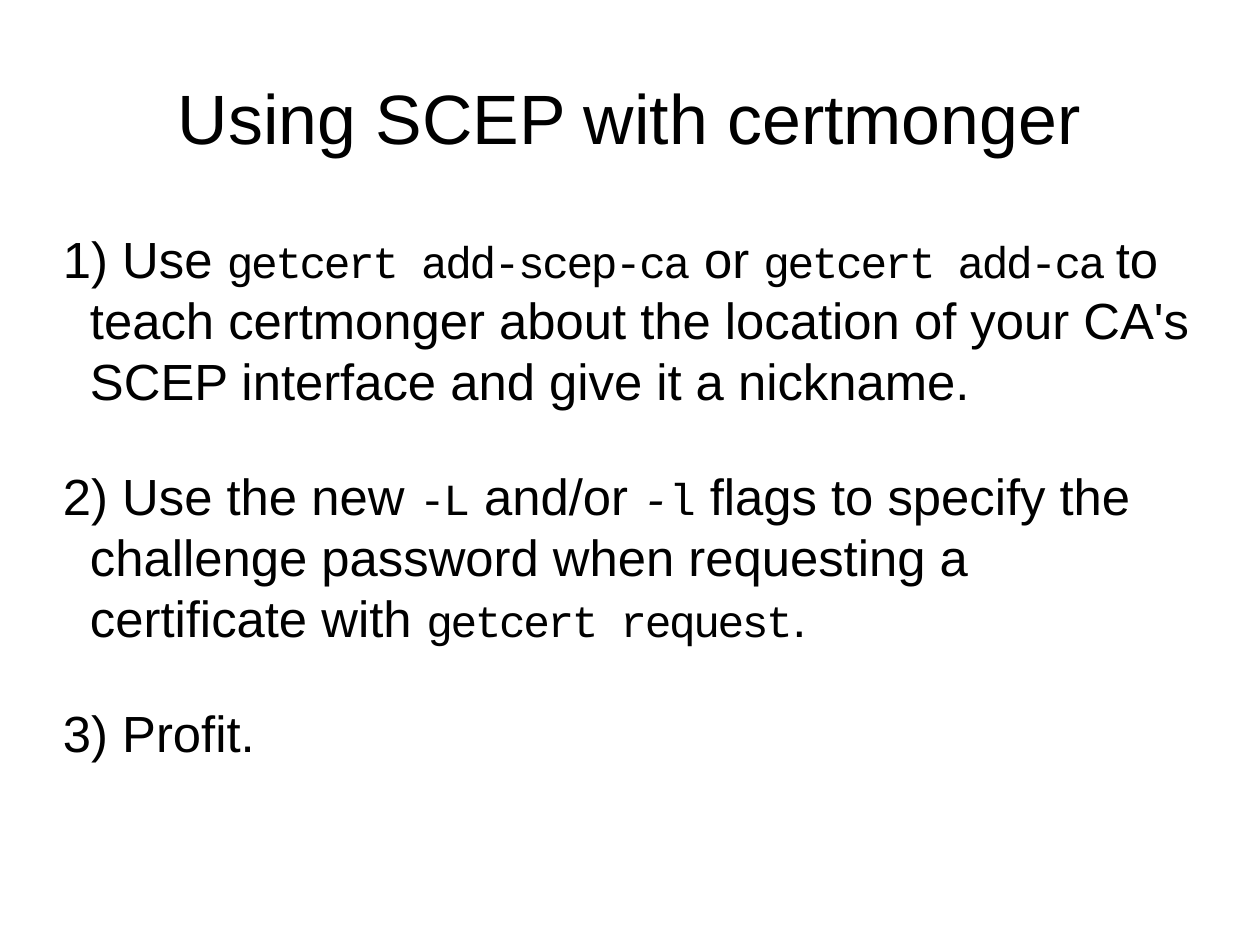
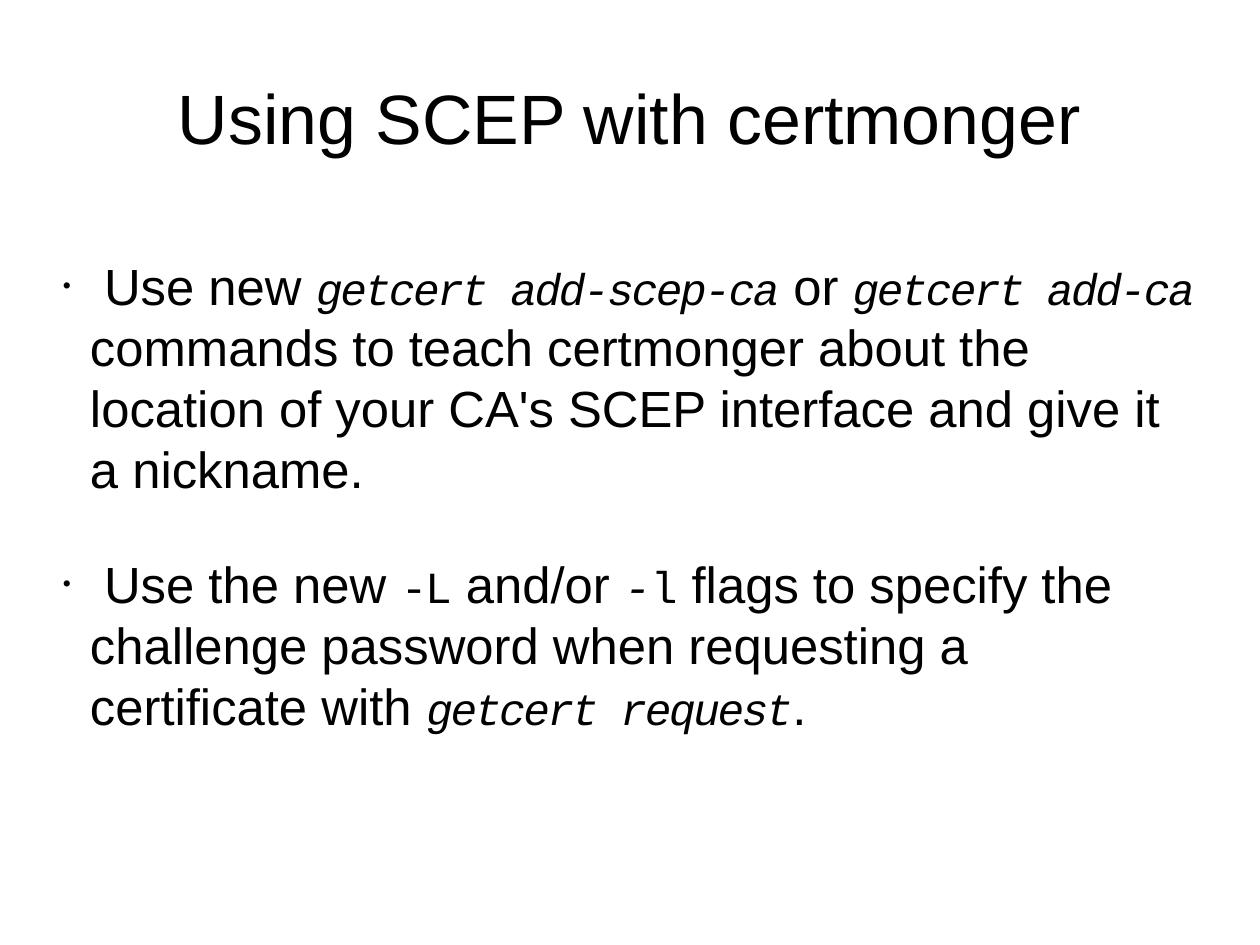
Before and after one commit to haxorsebb/certmonger, a slide deck: slide 1 of doc/scep.odp. Drawn at 1260x945 pixels with LibreOffice and Linux fonts; fonts in the diff are those of the drawing. Boxes give left, top, right and bottom in pixels: in the first picture for what was removed or moved away, otherwise in the second. Text is boxed around its words. In the diff, an @@ line names an element or a change of style, - is before the commit and + after.

Commit message:
Add info on troubleshooting to SCEP presentation
Add more slides about troubleshooting to the single slide on how to use
SCEP.  The verbose logging from the helper needs to be something we just
expose in debug mode.

```diff
--- a/doc/scep.odp
+++ b/doc/scep.odp
@@ subtitle at <box>90,270,1195,489</box>: text changed @@
-1) Use getcert add-scep-ca or getcert add-ca to teach certmonger about the location of your CA's SCEP interface and give it a nickname.
+• Use new getcert add-scep-ca or getcert add-ca commands to teach certmonger about the location of your CA's SCEP interface and give it a nickname.
@@ subtitle at <box>90,566,1112,735</box>: italic on in "getcert request."; bullet 1) to • @@
@@ subtitle at <box>122,715,254,753</box>: paragraph removed @@
-3) Profit.
```
Also in this commit, not shown: 6 slides added.
